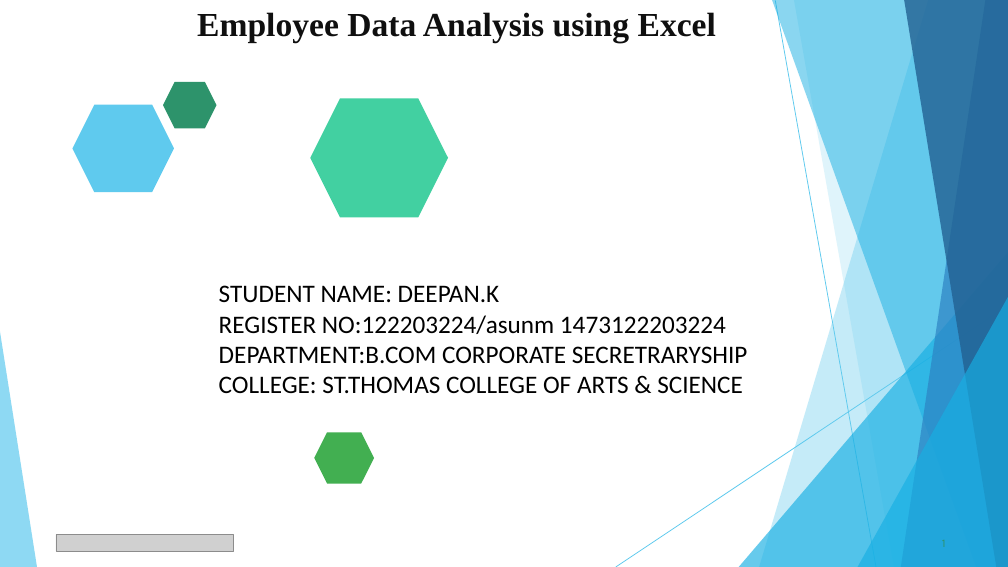
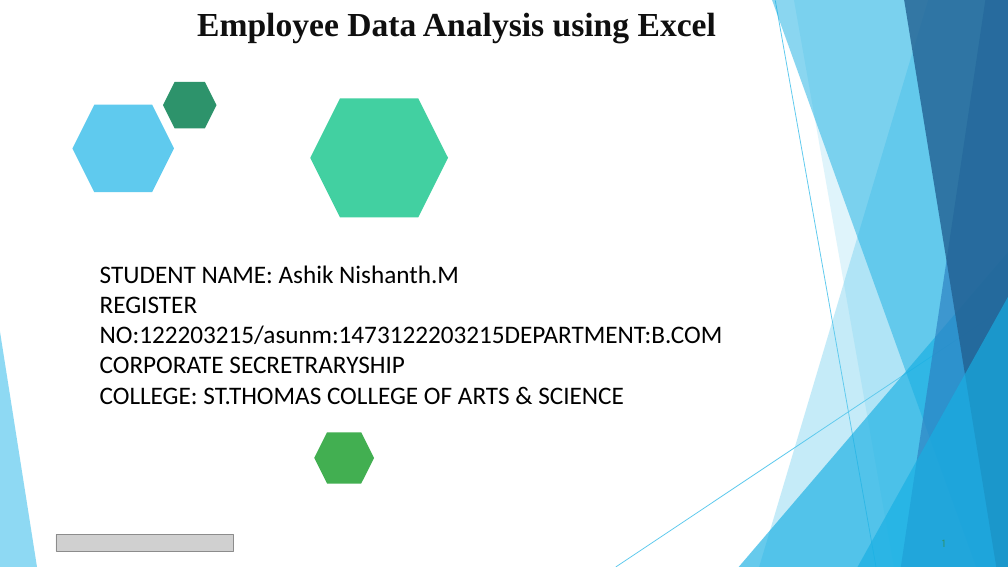
Before and after one commit to Ashik13082004/TNSDC-DA, a slide deck: slide 1 of 756523e5-d1fe-4f42-b2b8-9c1d1a362dfb.pptx. Drawn at 1008x567 pixels with LibreOffice and Linux fonts; fonts in the diff are those of the drawing; grey boxes stand for pictures. Boxes give left, top, right and bottom in pixels: in the first picture for what was removed or moved away, otherwise in the second. Text is boxed around its words. In the diff, an @@ line names an element or a change of style, - is before the commit and + after.

```diff
--- a/756523e5-d1fe-4f42-b2b8-9c1d1a362dfb.pptx
+++ b/756523e5-d1fe-4f42-b2b8-9c1d1a362dfb.pptx
@@ text "STUDENT NAME: Ashik Nishanth.M": place and size @@
-text "STUDENT NAME: Ashik Nishanth.M" at [219,285,748,393]
+text "STUDENT NAME: Ashik Nishanth.M" at [100,265,723,404]
@@ text at [100,265,723,373]: text changed @@
-STUDENT NAME: DEEPAN.K
-REGISTER NO:122203224/asunm 1473122203224
-DEPARTMENT:B.COM CORPORATE SECRETRARYSHIP
+STUDENT NAME: Ashik Nishanth.M
+REGISTER NO:122203215/asunm:1473122203215DEPARTMENT:B.COM CORPORATE SECRETRARYSHIP
```
Also in this commit, not shown: 4 other slides changed, 1 other file.
